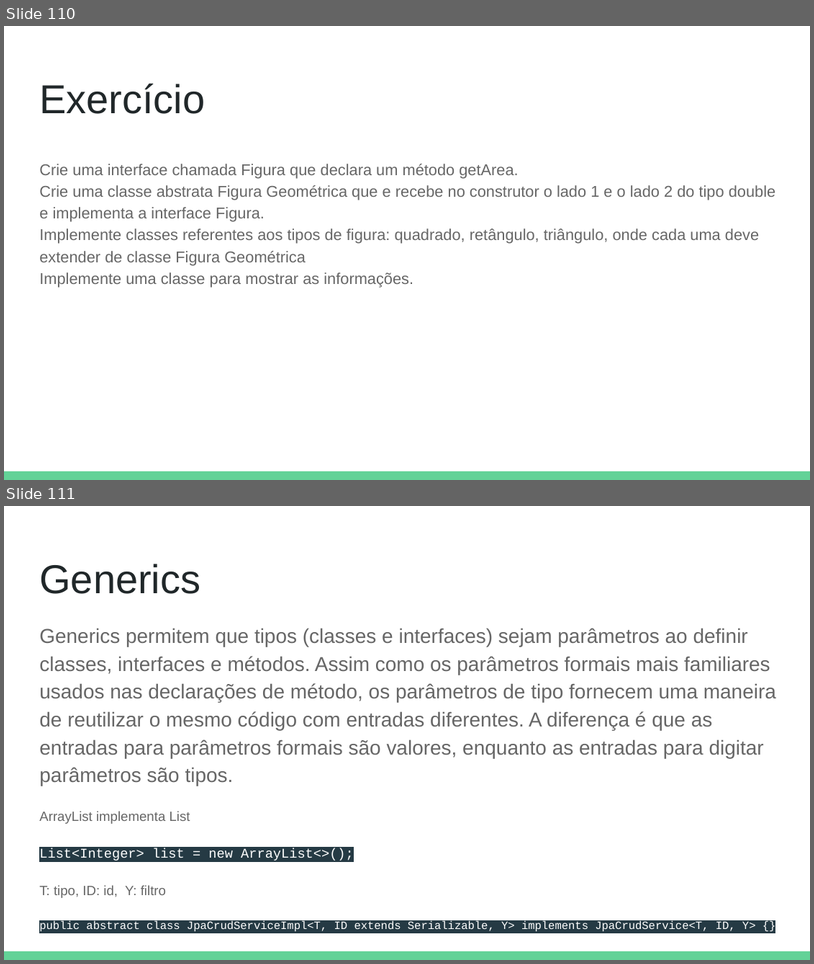
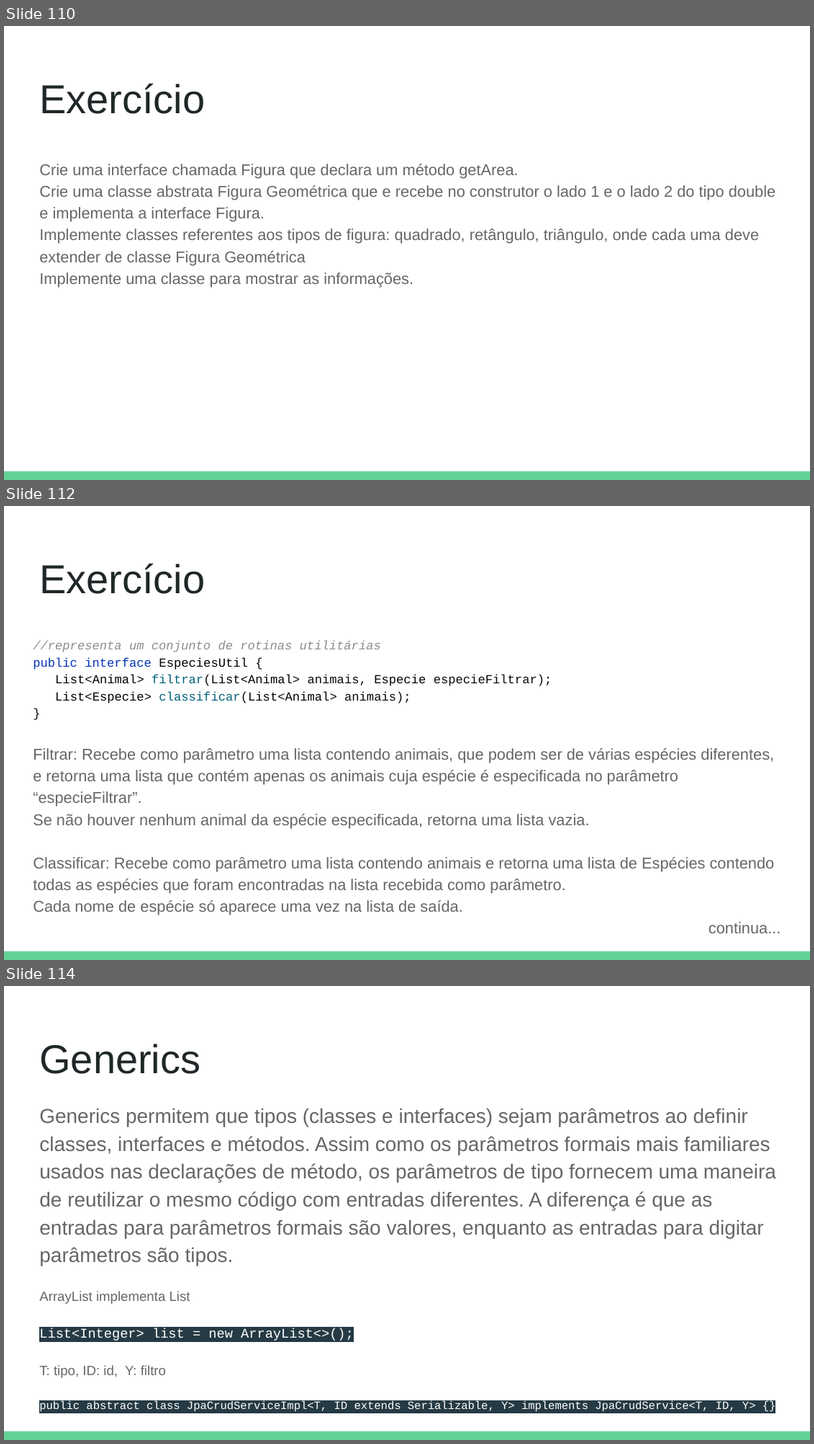
Before and after one commit to DeboraMendes/bootcamp, a slide deck: Java e Programação Orientada a Objetos.pptx. Shown one above the other, each under a label of ours: slides 110 and 111 before the commit, slides 110, 112 and 114 after it; the slides between them are not shown. The pictures are 814x964 and 814x1444 pixels, drawn with LibreOffice and Linux fonts; fonts in the diff are those of the drawing. Boxes give left, top, right and bottom in pixels: in the first picture for what was removed or moved away, otherwise in the second. Text is boxed around its words. In the diff, an @@ line names an element or a change of style, - is before the commit and + after.

```diff
--- a/Java e Programação Orientada a Objetos.pptx
+++ b/Java e Programação Orientada a Objetos.pptx
@@ slide 112 added at [4,506,810,960], background #FFFFFF; not listed: 1 template element that a slide beside it also shows @@
@@ title added at [39,563,205,594], 36 pt, text #202729 @@
+Exercício
@@ text added at [33,640,782,933], 14 pt, text #666666 @@
+//representa um conjunto de rotinas utilitárias
+public interface EspeciesUtil {
+List<Animal> filtrar(List<Animal> animais, Especie especieFiltrar);
+List<Especie> classificar(List<Animal> animais);
+}
+Filtrar: Recebe como parâmetro uma lista contendo animais, que podem ser de várias espécies diferentes,
+e retorna uma lista que contém apenas os animais cuja espécie é especificada no parâmetro “especieFiltrar”.
+Se não houver nenhum animal da espécie especificada, retorna uma lista vazia.
+Classificar: Recebe como parâmetro uma lista contendo animais e retorna uma lista de Espécies contendo todas as espécies que foram encontradas na lista recebida como parâmetro.
+Cada nome de espécie só aparece uma vez na lista de saída.
+continua...
@@ what was slide 111 is now slide 114 @@
```
Also in this commit, not shown: 1 slide changed, 2 other slides added.
